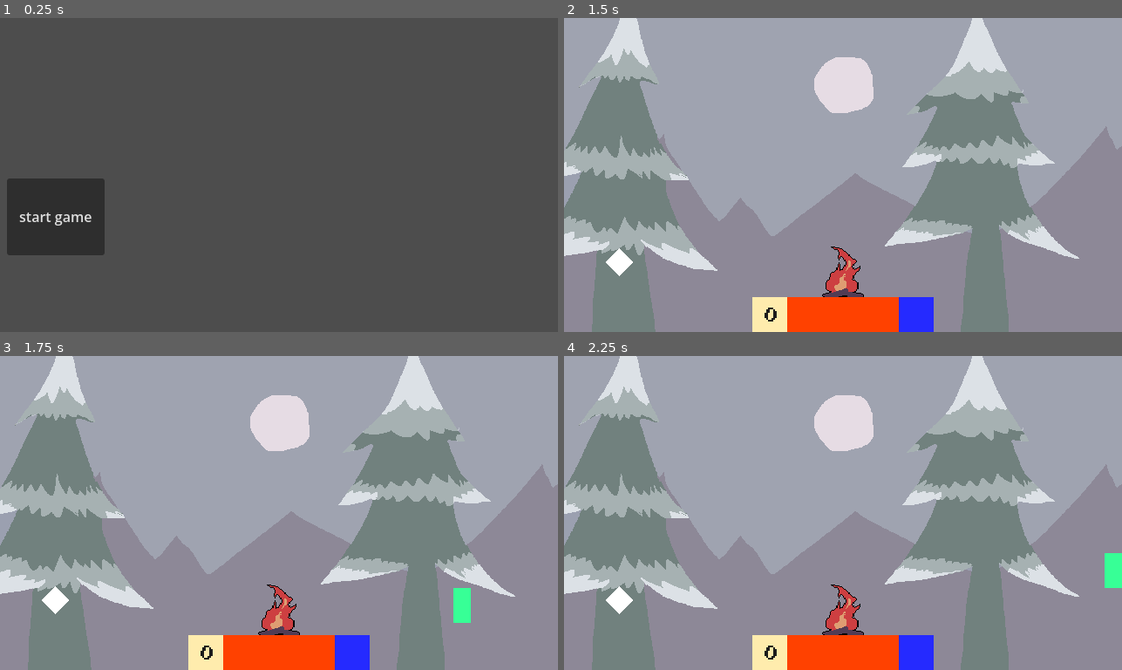
Above: before the commit, frames 1-4 (two rows, left to right).
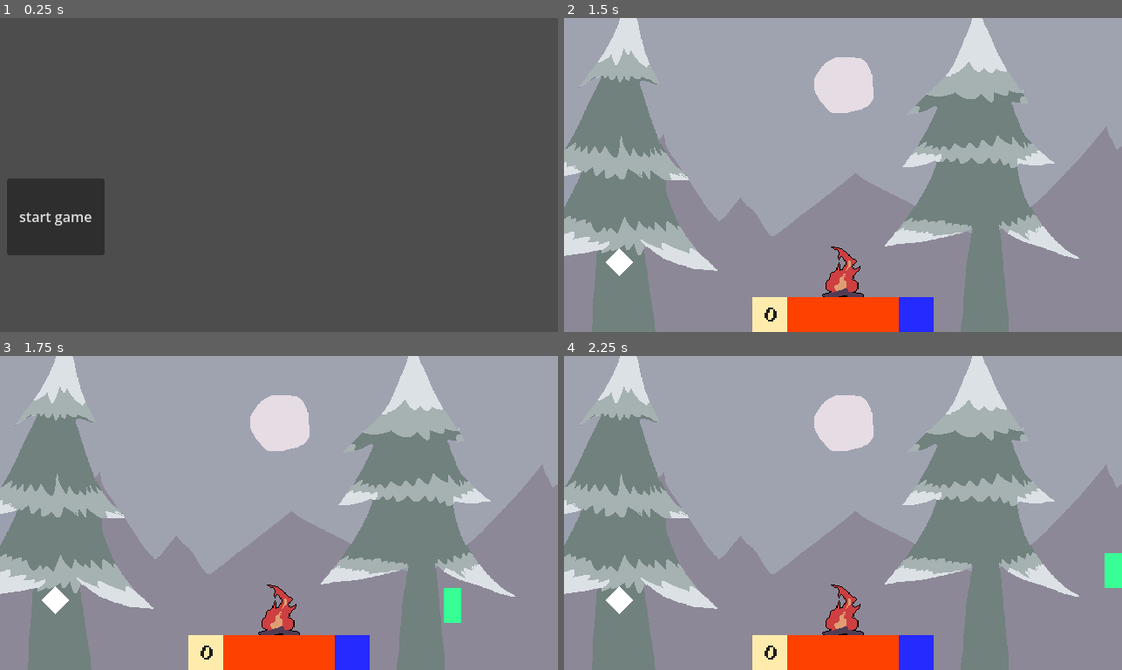
Above: after the commit, the same moments.

Repository: TheRealRaichu/speed-platformer-snake
Game: Godot game, scene res://scenes/scene_root.tscn
Two runs of this game, one before a commit and one after it. Both use one fixed random seed, a clock stepped at 60 frames per second and the inputs below.
Inputs:
- Up to frame 1 (0.25 s): no input
- Up to frame 2 (1.5 s): click "start game" at 0.5 s; tap Enter at 1.25 s; hold Right (move_right) from 1.28 s (still down); hold X (ability) from 1.28 s (still down)
- Up to frame 3 (1.75 s): keep holding Right (move_right); keep holding X (ability); tap C (jump) at 1.52, 1.55 s
- Up to frame 4 (2.25 s): keep holding Right (move_right); tap C (jump) at 1.82, 2.1 s; release X (ability) at 2.03 s

Frames 1-2 are identical in both runs. In frame 3, 0.4% of the frame differs, in the area x 79-85%, y 73-85%; in frame 4, nothing differs.

Commit message:
ported controller enhancements from prototype
blink enhancements and fast fall addition
see proto commit for details

Diff:
--- a/speed-platformer-snake/scripts/player.gd
+++ b/speed-platformer-snake/scripts/player.gd
@@ -56,11 +56,12 @@
 
 # normal jump
 const BASE_GRAVITY := 1600 # gravity on inital jump/falling of ledge
-const RELEASE_GRAVITY := 6400 # gravity applied after jump key is released,
+const HARD_GRAVITY := 6400 # gravity applied after jump key is released, or in fast_fall
 const HELD_APEX_GRAVITY := 800 # gravity from when approaching jump apex while jump key is held
 const PRE_APEX_INTERVAL := .2 # timer before apex gravity is in effect
 var is_jump := false # tracks if player is in their own jump or just falling
 var jump_released := false # tracks when player releases jump input mid jump
+var fast_fall := false # tracks fast fall state
 var current_gravity := BASE_GRAVITY # current gravity used in physics_process
 
 # wall jump
@@ -73,9 +74,11 @@
 
 # blink
 const TELEPORTATION_DISTANCE := 100 # distance teleported in pixels
-const BLINK_OUT_VELOCITY := 500 # amount of velocity added in blink direction after charge blink
+const BLINK_OUT_VELOCITY := 300 # amount of velocity added in blink direction after charge blink
 const BLINK_DURATION := .2 # how long blink takes from start to finish
 const MAX_BLINK := 3 # max amount of blink charges that can be held
+const BLINK_COOLDOWN := .5 # blink cooldown duration
+var blink_on_cooldown := false # is blink on cooldown?
 var current_blink : int # current number of blinks on hand
 
 # HELPERS FOR CHARACTER CONTROLLER
@@ -86,7 +89,7 @@
 	apex_timer.one_shot = true
 	apex_timer.wait_time = PRE_APEX_INTERVAL
 	apex_timer.timeout.connect(func():
-		if Input.is_action_pressed("jump") and not jump_released: # only if jump is still held and was never released
+		if Input.is_action_pressed("jump") and not jump_released and not fast_fall: # only if jump is still held and was never released and not in fast fall
 			current_gravity = HELD_APEX_GRAVITY)
 	add_child(apex_timer) # add child
 	apex_timer.start() # begin timer
@@ -98,7 +101,21 @@
 	ignore_timer.wait_time = WALLJUMP_IGNORE_DURATION
 	ignore_timer.timeout.connect(func(): walljump_ignore_x = false) # stop ignoring x input
 	add_child(ignore_timer) # add child
-	ignore_timer.start() # beginm timer
+	ignore_timer.start() # begin timer
+
+func set_blink_cooldown_timer(): # keeps from spamming blinks too quickly
+	var cooldown_timer = Timer.new() # initialize ignore timer
+	cooldown_timer.one_shot = true
+	cooldown_timer.wait_time = BLINK_COOLDOWN # set wait time
+	cooldown_timer.timeout.connect(func(): blink_on_cooldown = false) # end cooldown state
+	add_child(cooldown_timer) # add child
+	cooldown_timer.start() # begin timer
+
+func reset_jump_attributes():
+	is_jump = false # not currently jumping
+	jump_released = false # not jumping so reset
+	fast_fall = false # not fast falling
+	current_gravity = BASE_GRAVITY # reset gravity
 
 func _physics_process(delta: float) -> void:
 	# MOVEMENT
@@ -119,9 +136,7 @@
 	# JUMPING
 	# reset all jump status if on the floor
 	if is_on_floor() or is_on_wall():
-		is_jump = false # not currently jumping
-		jump_released = false # not jumping so reset
-		current_gravity = BASE_GRAVITY # reset gravity
+		reset_jump_attributes()
 
 	# base jump if on floor
 	if is_on_floor() and Input.is_action_just_pressed("jump"):
@@ -132,7 +147,12 @@
 	# releasing while in jump makes you fall REALLY FAST
 	if Input.is_action_just_released("jump") and is_jump: # if are jumping and jump was released
 		jump_released = true # flag for jump key has been released
-		current_gravity = RELEASE_GRAVITY # adjust gravity accordingly
+		current_gravity = HARD_GRAVITY # adjust gravity accordingly
+
+	# FAST FALL
+	if not is_on_floor() and Input.is_action_pressed("ui_down"):
+		fast_fall = true
+		current_gravity = HARD_GRAVITY
 
 	# GRAVITY
 	if not is_on_floor():
@@ -161,19 +181,21 @@
 
 
 	# BLINKING
-	if Input.is_action_just_pressed("ability"): # when blink input pressed
+	if Input.is_action_just_pressed("ability") and not blink_on_cooldown: # when blink input pressed and cooldown not active
+		# cooldown
+		blink_on_cooldown = true # start cooldown
+		set_blink_cooldown_timer() # start timer to end cooldown
+		# check direction
 		var blink_vector := Vector2(horizontal_direction, vertical_direction) # take direction of blink
 		blink_vector = blink_vector.normalized() # normalize
 
-		# flag as a jump and reset jump release
-		is_jump = true
-		jump_released = false
-
-		var cur_velocity := velocity # record velocity
+		# fix jump flags
+		reset_jump_attributes()
+		# record new position
 		var new_pos := Vector2( # compute new position
 			self.position.x + TELEPORTATION_DISTANCE * blink_vector.x,
 			self.position.y + TELEPORTATION_DISTANCE * blink_vector.y)
-
+		# animate
 		self.visible = false # disappear (will be animation later)
 
 		await get_tree().create_timer(.2).timeout
@@ -182,12 +204,10 @@
 
 		# set new position
 		position = new_pos
-		if not Input.is_action_pressed("ability"): # if ability is not held
-			velocity = cur_velocity # just restore velocity
-		else: # ability is held
-			velocity = cur_velocity + Vector2( # also add extra velocity
-				BLINK_OUT_VELOCITY * blink_vector.x,
-				BLINK_OUT_VELOCITY * blink_vector.y)
+		# set velocity
+		velocity = Vector2(
+			BLINK_OUT_VELOCITY * blink_vector.x,
+			BLINK_OUT_VELOCITY * blink_vector.y)
 
 	move_and_slide() # duh
 
